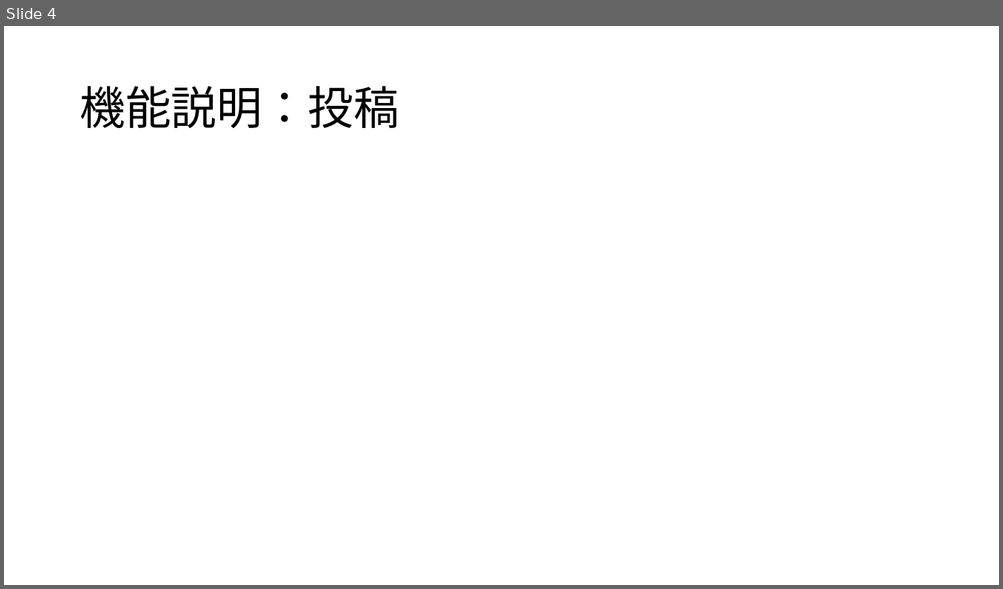
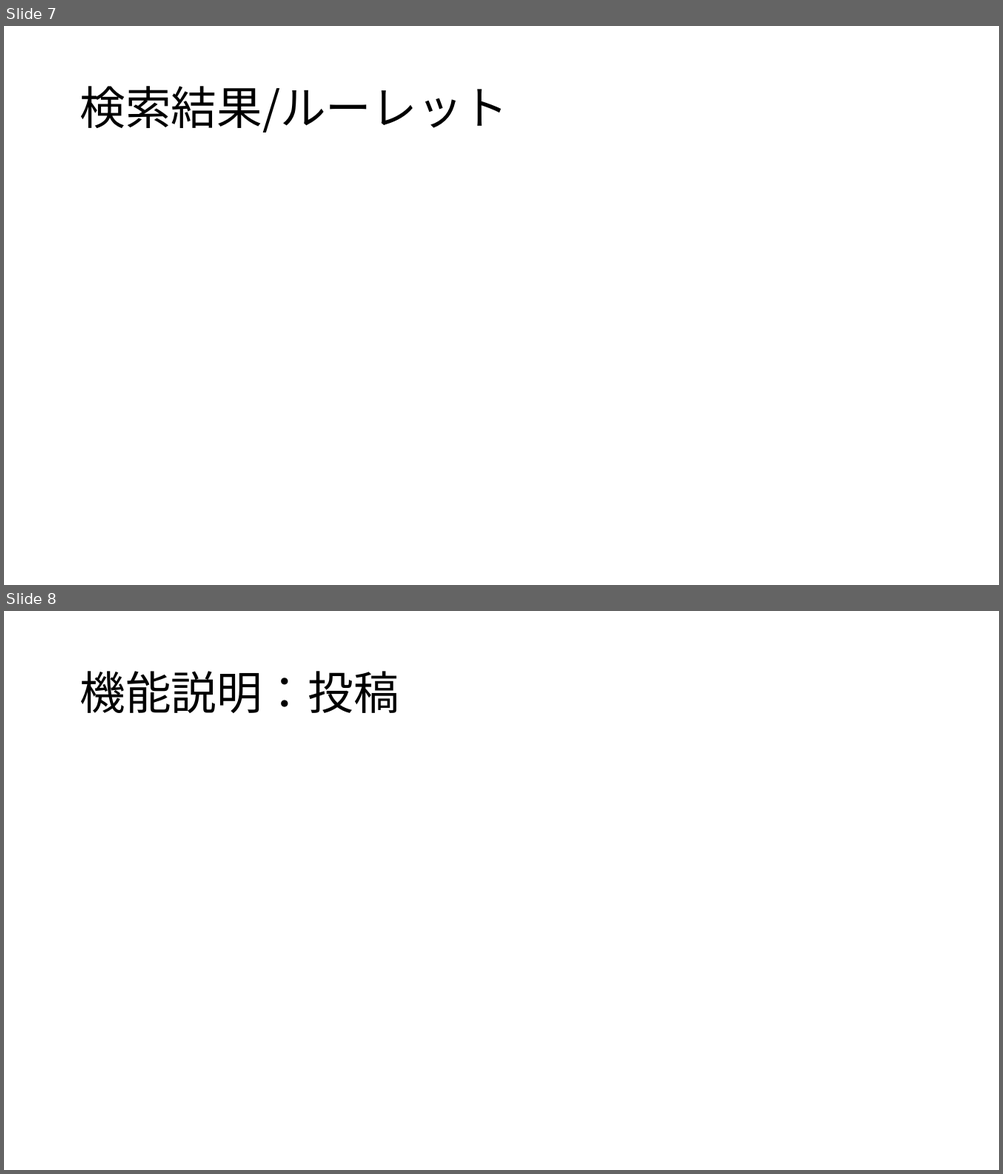
Before and after one commit to dojo2022/B-3, a slide deck: doc/B3炙りえんがわ_成果発表会資料.pptx. Shown one above the other, each under a label of ours: slide 4 before the commit, slides 7 and 8 after it. The pictures are 1003x589 and 1003x1174 pixels, drawn with LibreOffice and Linux fonts; fonts in the diff are those of the drawing. Boxes give left, top, right and bottom in pixels: in the first picture for what was removed or moved away, otherwise in the second. Text is boxed around its words. In the diff, an @@ line names an element or a change of style, - is before the commit and + after.

```diff
--- a/doc/B3炙りえんがわ_成果発表会資料.pptx
+++ b/doc/B3炙りえんがわ_成果発表会資料.pptx
@@ slide 7 added at [4, 26, 999, 585], background #FFFFFF @@
@@ title added at [79, 86, 508, 133], 44 pt, text #000000 @@
+検索結果/ルーレット
@@ what was slide 4 is now slide 8 @@
```
Also in this commit, not shown: 2 slides changed, 5 other slides added, 1 slide removed.
